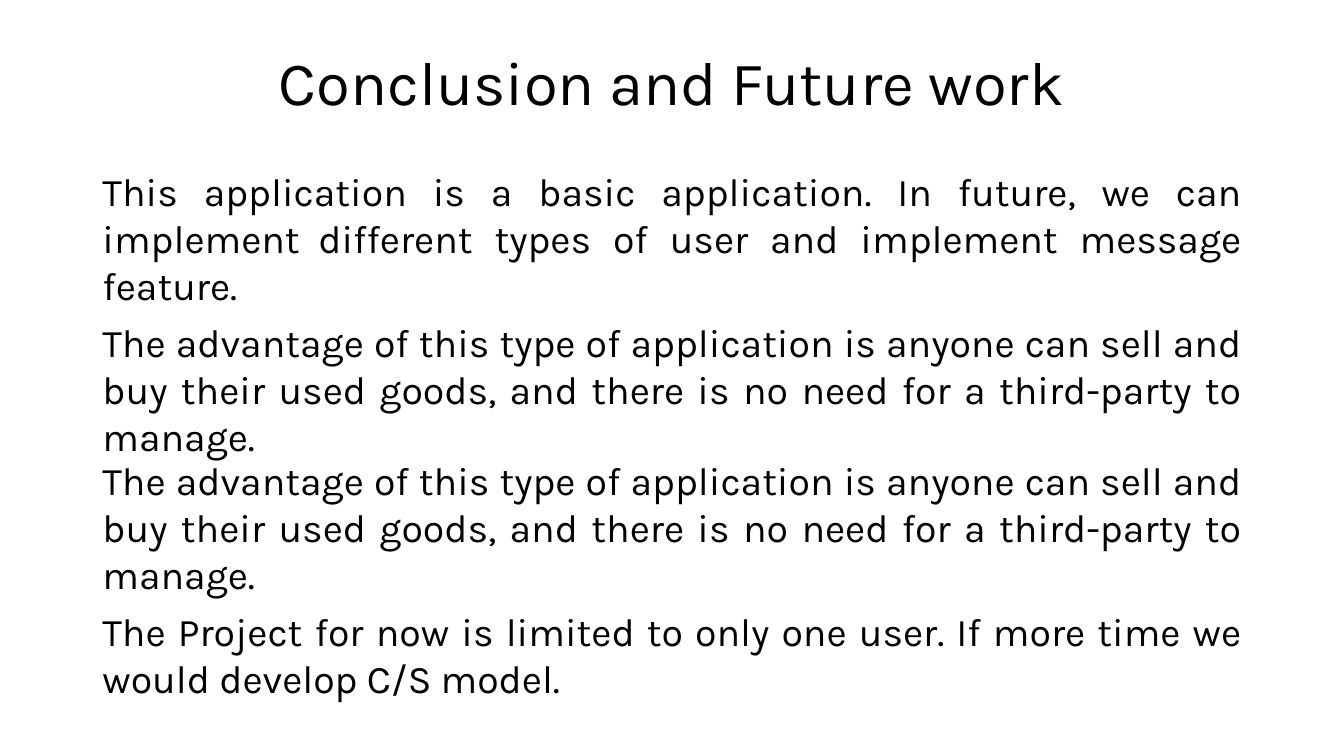
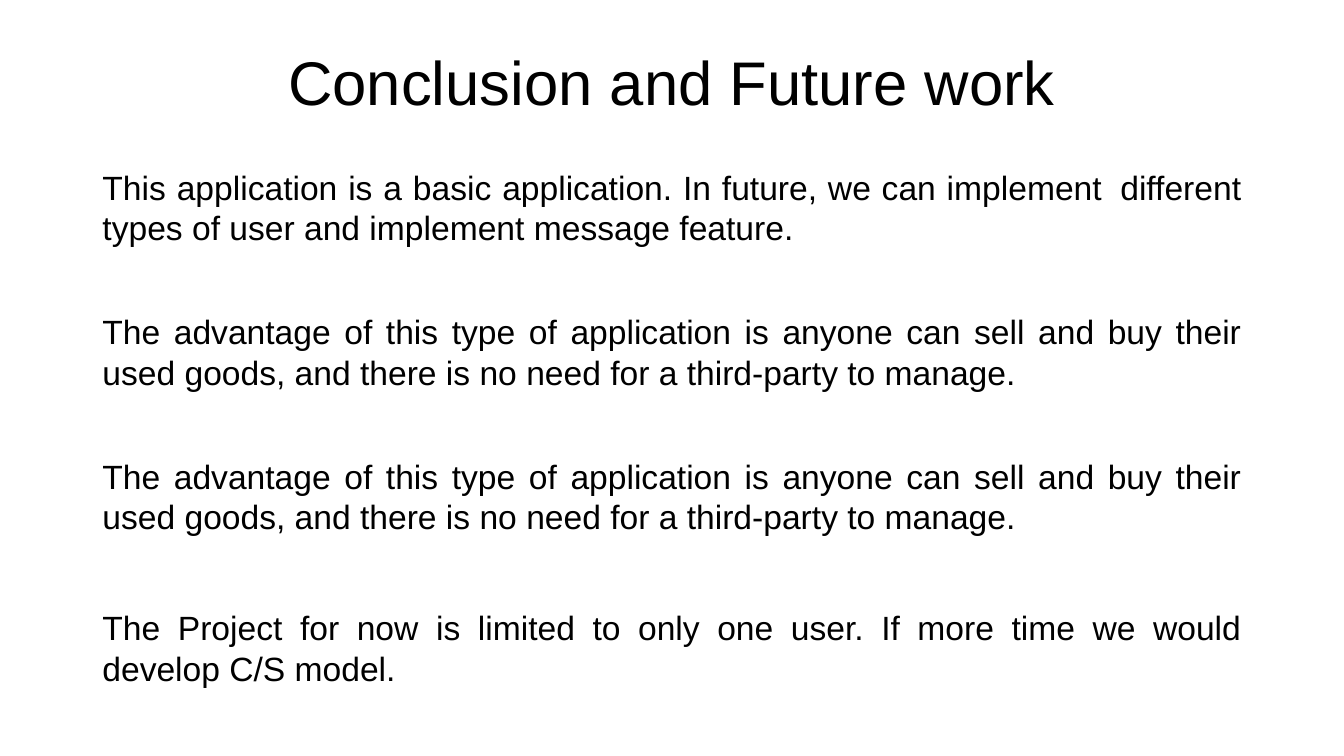
Before and after one commit to Yirui99/HuskyBug, a slide deck: slide 7 of Final Project Presentation Slides.pptx. Drawn at 1344x756 pixels with LibreOffice and Linux fonts; fonts in the diff are those of the drawing. Boxes give left, top, right and bottom in pixels: in the first picture for what was removed or moved away, otherwise in the second. Text is boxed around its words. In the diff, an @@ line names an element or a change of style, - is before the commit and + after.

```diff
--- a/Final Project Presentation Slides.pptx
+++ b/Final Project Presentation Slides.pptx
@@ title "Conclusion and Future work" at <box>288,60,1055,106</box>: font Karla to Arial @@
@@ size 28 to 24 pt, font Karla to Arial in 4 elements at <box>102,175,1241,247</box>, <box>102,464,1241,536</box>, <box>102,615,1241,688</box>, <box>102,319,1241,392</box> @@
@@ text "The advantage of this type ...": place and size @@
-text "The advantage of this type ..." at <box>102,330,1241,461</box>
+text "The advantage of this type ..." at <box>102,319,1241,392</box>
```
Also in this commit, not shown: 2 other slides changed, 1 other file.
